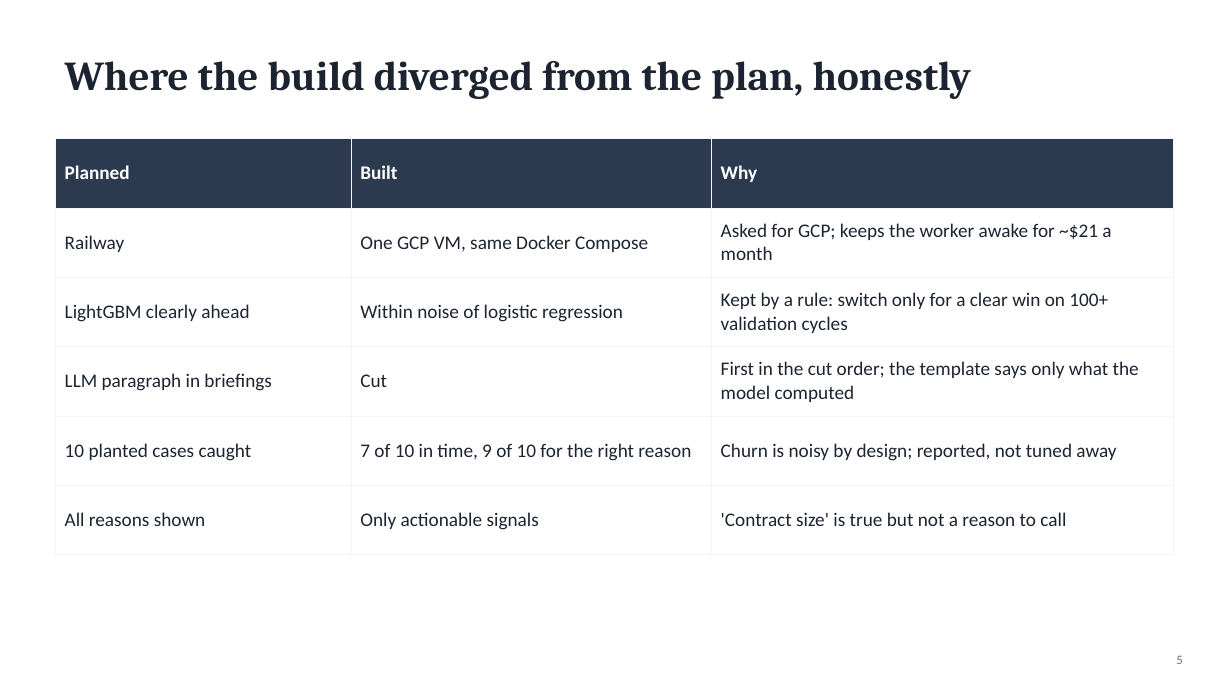
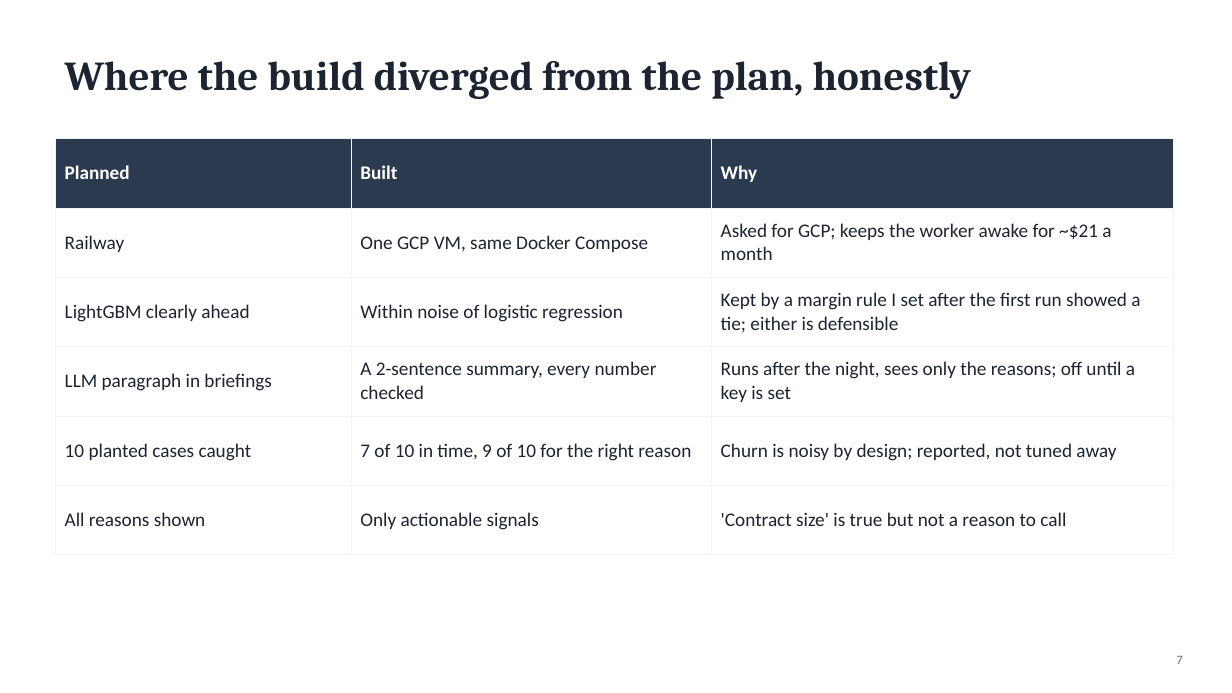
Before and after one commit to utkarsh199708/fello, a slide deck: slide 7 of docs/deck.pptx (slide 5 before the commit). Drawn at 1232x693 pixels with LibreOffice and Linux fonts; fonts in the diff are those of the drawing. Boxes give left, top, right and bottom in pixels: in the first picture for what was removed or moved away, otherwise in the second. Text is boxed around its words. In the diff, an @@ line names an element or a change of style, - is before the commit and + after.

```diff
--- a/docs/deck.pptx
+++ b/docs/deck.pptx
@@ table at [55, 139, 1174, 534] @@
-row 3, column 3: Kept by a rule: switch only for a clear win on 100+ validation cycles
+row 3, column 3: Kept by a margin rule I set after the first run showed a tie; either is defensible
-row 4, column 2: Cut
+row 4, column 2: A 2-sentence summary, every number checked
-row 4, column 3: First in the cut order; the template says only what the model computed
+row 4, column 3: Runs after the night, sees only the reasons; off until a key is set
@@ page number at [1176, 656, 1182, 664]: text changed @@
-5
+7
```
Also in this commit, not shown: 2 other slides changed, 2 slides added, 38 other files.
